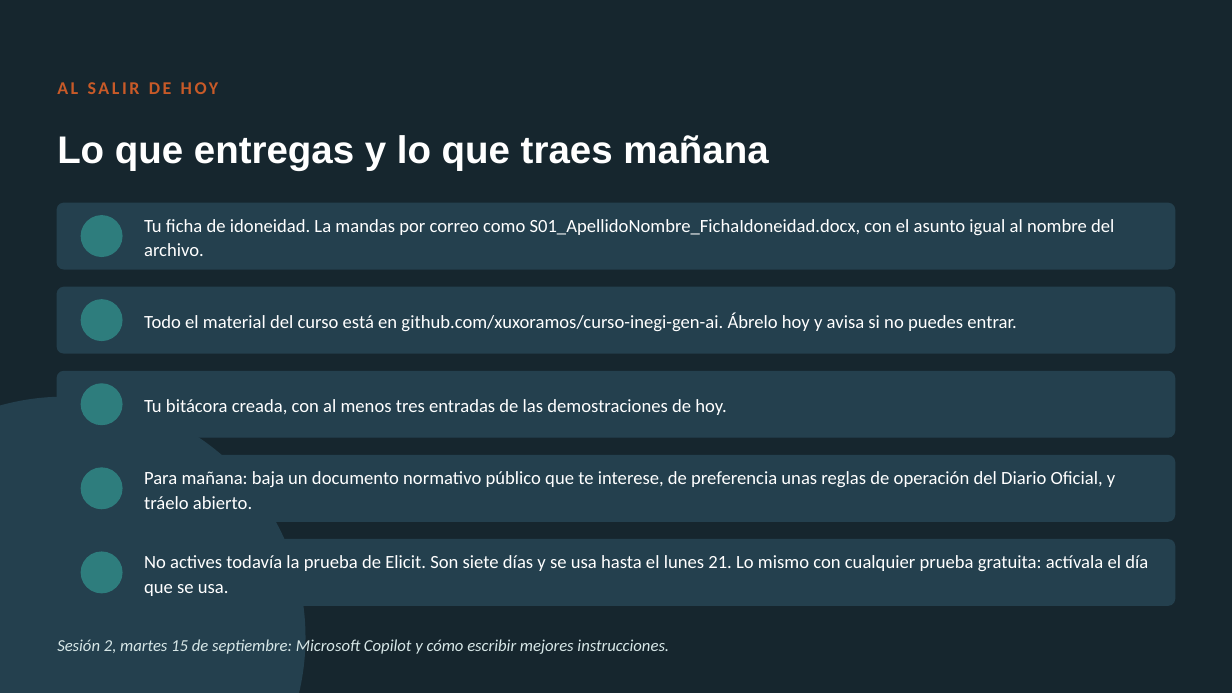
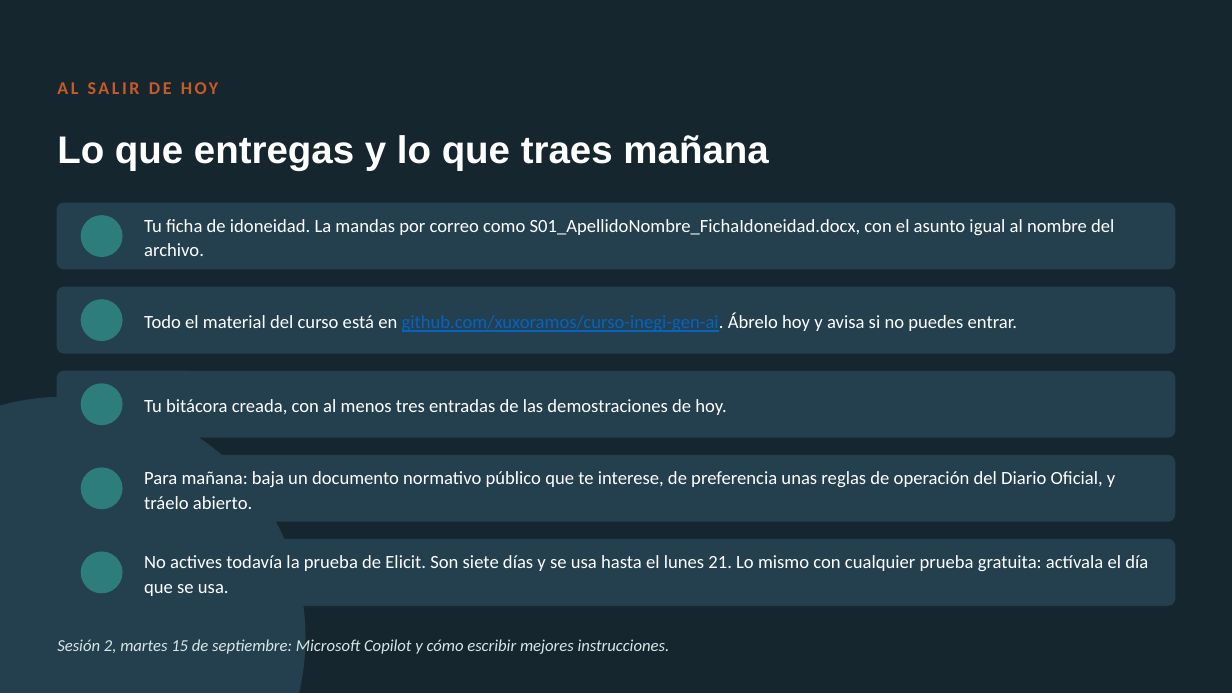
Before and after one commit to marvtrejo/curso-inegi-gen-ai, a slide deck: slide 38 of sesion-01/Sesion_01_Introduccion_IA_Generativa.pptx (slide 36 before the commit). Drawn at 1232x693 pixels with LibreOffice and Linux fonts; fonts in the diff are those of the drawing. Boxes give left, top, right and bottom in pixels: in the first picture for what was removed or moved away, otherwise in the second. Text is boxed around its words. In the diff, an @@ line names an element or a change of style, - is before the commit and + after.

```diff
--- a/sesion-01/Sesion_01_Introduccion_IA_Generativa.pptx
+++ b/sesion-01/Sesion_01_Introduccion_IA_Generativa.pptx
@@ text "Todo el material del curso ..." at [144,313,1018,332]: text colour #FFFFFF to #0563C1, underline on in "github.com/xuxoramos/curso-inegi-gen-ai." @@
```
Also in this commit, not shown: 6 other slides changed, 2 slides added.
